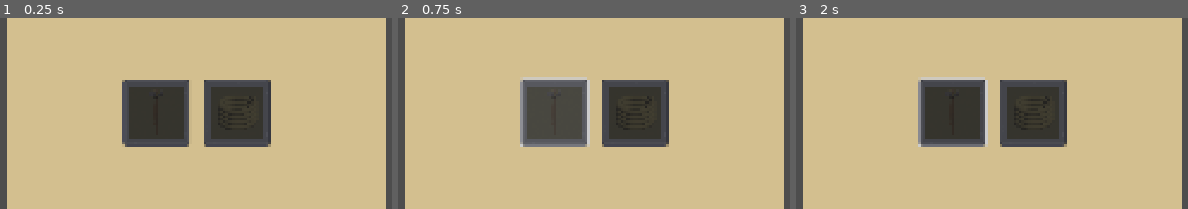
Above: before the commit, frames 1-3 (left to right).
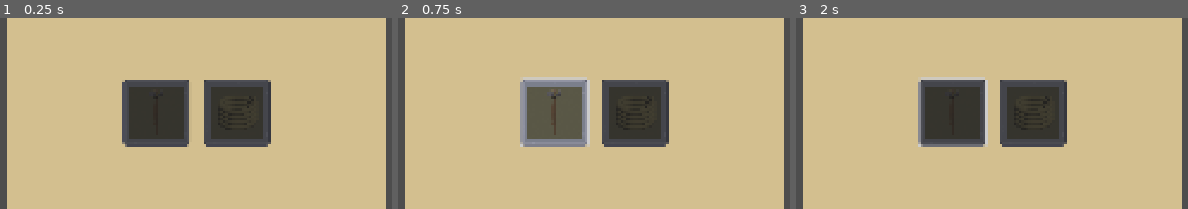
Above: after the commit, the same moments.

Repository: jbotes/AdventureGameGodot
Game: Godot game, scene res://bulletins/player_menus/crafting_menu.tscn
Same seed, same stepped clock (60 frames per second), same inputs: the game is played once before the commit and once after it. This scene is started directly instead of the project's main scene.
Inputs (mouse positions are % of the whole screen's width and height, from its top left):
- Up to frame 1 (0.25 s): no input
- Up to frame 2 (0.75 s): click (70, 59) at 0.52 s
- Up to frame 3 (2 s): tap Enter at 1.25 s; move the mouse to (72, 49) at 1.27 s; hold D (move_right) from 1.28 s (still down); tap E (interact) at 1.35 s; click (72, 49) at 1.42 s; tap Space (jump) at 1.52 s
The pictures show only the part of the screen within x 50-100%, y 35-85%; the shares and areas given below are measured in that part.

The runs differ from the first frame. In frame 1, less than 0.1% of the frame differs, in the area x 31-70%, y 32-68%; in frame 2, 1.7%; in frame 3, less than 0.1%.

Commit message:
JB_20260426_003
crafting button working

Diff:
--- a/src/UI/custom_nodes/crafting_button.tscn
+++ b/src/UI/custom_nodes/crafting_button.tscn
@@ -1,7 +1,55 @@
-[gd_scene load_steps=3 format=3 uid="uid://t467q2mlt2ib"]
+[gd_scene load_steps=7 format=3 uid="uid://t467q2mlt2ib"]
 
 [ext_resource type="Texture2D" uid="uid://bv8ycyivam6ew" path="res://Assets/textures/panel_blue.png" id="1_rci71"]
 [ext_resource type="Script" uid="uid://bj0hacvpijema" path="res://UI/custom_nodes/crafting_button.gd" id="2_i3gea"]
+
+[sub_resource type="StyleBoxFlat" id="StyleBoxFlat_i3gea"]
+content_margin_left = 4.0
+content_margin_top = 4.0
+content_margin_right = 4.0
+content_margin_bottom = 4.0
+bg_color = Color(0.1, 0.1, 0.1, 0.6)
+corner_radius_top_left = 10
+corner_radius_top_right = 10
+corner_radius_bottom_right = 10
+corner_radius_bottom_left = 10
+corner_detail = 5
+
+[sub_resource type="StyleBoxFlat" id="StyleBoxFlat_crj2o"]
+content_margin_left = 4.0
+content_margin_top = 4.0
+content_margin_right = 4.0
+content_margin_bottom = 4.0
+bg_color = Color(0.101960786, 0.101960786, 0.101960786, 0.15686275)
+corner_radius_top_left = 10
+corner_radius_top_right = 10
+corner_radius_bottom_right = 10
+corner_radius_bottom_left = 10
+corner_detail = 5
+
+[sub_resource type="StyleBoxFlat" id="StyleBoxFlat_33a0d"]
+content_margin_left = 4.0
+content_margin_top = 4.0
+content_margin_right = 4.0
+content_margin_bottom = 4.0
+bg_color = Color(0.101960786, 0.101960786, 0.101960786, 0.078431375)
+corner_radius_top_left = 10
+corner_radius_top_right = 10
+corner_radius_bottom_right = 10
+corner_radius_bottom_left = 10
+corner_detail = 5
+
+[sub_resource type="StyleBoxFlat" id="StyleBoxFlat_2tn5v"]
+content_margin_left = 4.0
+content_margin_top = 4.0
+content_margin_right = 4.0
+content_margin_bottom = 4.0
+bg_color = Color(0.3529412, 0.3529412, 0.3529412, 0.50980395)
+corner_radius_top_left = 10
+corner_radius_top_right = 10
+corner_radius_bottom_right = 10
+corner_radius_bottom_left = 10
+corner_detail = 5
 
 [node name="CraftingButton" type="TextureRect"]
 custom_minimum_size = Vector2(160, 160)
@@ -33,3 +81,7 @@
 anchor_bottom = 1.0
 grow_horizontal = 2
 grow_vertical = 2
+theme_override_styles/normal = SubResource("StyleBoxFlat_i3gea")
+theme_override_styles/pressed = SubResource("StyleBoxFlat_crj2o")
+theme_override_styles/hover = SubResource("StyleBoxFlat_33a0d")
+theme_override_styles/disabled = SubResource("StyleBoxFlat_2tn5v")
